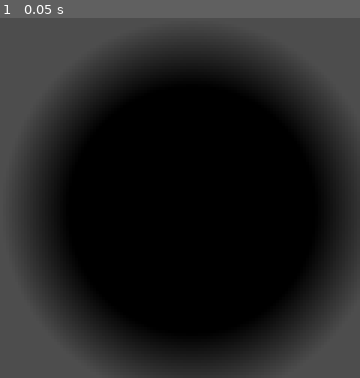
Above: before the commit, frame 1.
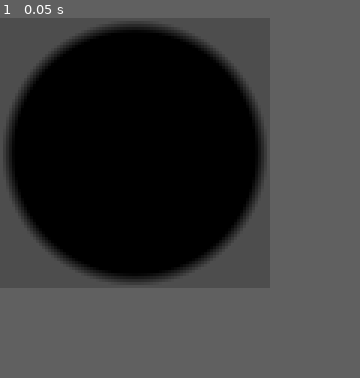
Above: after the commit, the same moment.

Repository: fracter2/Floof-bday-2025
Game: Godot game, scene res://foof.tscn
The game is run twice, just before and just after one commit, with the same random seed, the same clock (stepped at 60 frames per second) and the same inputs.
Inputs:
- Up to frame 1 (0.05 s): no input
The window is 120x120 before the commit and 90x90 after it. Grey fills any space a smaller window leaves; there, only what the larger window draws over its background counts as a difference.

The runs differ from the first frame. In frame 1, 47% of the frame differs, in the area x 0-100%, y 0-100%.

Commit message:
Added a settings folder and started on a settings menu

Diff:
--- /dev/null
+++ b/DEFAULT.tres
@@ -0,0 +1,11 @@
+[gd_resource type="Resource" script_class="FoofSettings" load_steps=2 format=3 uid="uid://k2i6jfjss2h"]
+
+[ext_resource type="Script" path="res://FoofSettings.gd" id="1_5jlki"]
+
+[resource]
+script = ExtResource("1_5jlki")
+step_timer = 0.35
+step_randomnes = 0.08
+step_force = 250.0
+drag = 3.0
+click_force = 1000.0
--- /dev/null
+++ b/FoofSettings.gd
@@ -0,0 +1,9 @@
+extends Resource
+class_name FoofSettings
+
+@export var step_timer:float = 0.35
+@export var step_randomnes:float = 0.08
+@export var step_force:float = 250
+@export var drag:float = 3
+
+@export var click_force:float = 1000
--- a/foof.gd
+++ b/foof.gd
@@ -2,6 +2,13 @@
 
 @onready var window:Window = get_window()
 @onready var viewport:Viewport = get_viewport()
+@onready var area:Rect2i = DisplayServer.screen_get_usable_rect()
+
+var stats:FoofSettings
+
+var velocity:Vector2 = Vector2(100,100)
+var movement_dir:Vector2 = Vector2(0.75, 0.75)
+var target_pos:Vector2
 
 # Called when the node enters the scene tree for the first time.
 func _ready():
@@ -9,12 +16,22 @@
 	window.mouse_entered.connect(_on_mouse_entered)
 	window.mouse_exited.connect(_on_mouse_exited)
 
+	print(area)
+	OS.alert("It's a foof owo", "Foof Alert")
+	window.always_on_top = true
 
+	stats = ResourceLoader.load("res://DEFAULT.tres") as FoofSettings
 
 # Called every frame. 'delta' is the elapsed time since the previous frame.
 func _process(delta):
-	window.position.x += 1
-	OS
+	target_pos += velocity * delta
+	window.position = Vector2i(target_pos)
+	velocity *= 1-(stats.drag * delta)
+
+	if window.position.x < area.position.x and velocity.x < 0: velocity.x *= -1
+	if window.position.y < area.position.y and velocity.y: velocity.y *= -1
+	if (window.position.x  + window.size.x) > area.end.x and velocity.x > 0: velocity.x *= -1
+	if (window.position.y + window.size.y) > area.end.y and velocity.y > 0: velocity.y *= -1
 
 
 	## If there is any image in his clippboard, render on his hand? Swap with something in his hand?
@@ -23,13 +40,40 @@
 	if DisplayServer.clipboard_has_image():
 		pass
 
+	area = DisplayServer.screen_get_usable_rect()
+
+	## Launch the foof slightly. +1dmg
+	if Input.is_action_just_pressed("click"):
+		velocity += Vector2.UP * stats.click_force
+
+	elif Input.is_action_just_released("click"):
+		pass
+
+	## Drag the foof. Might need a invisible "cursor-bound" window for seing the release trigger
+	elif Input.is_action_just_pressed("click2"):
+		pass
+	elif Input.is_action_just_released("click2"):
+		pass
+
+	## makes him spin? becomes weaker? stronger?
+	elif Input.is_action_just_pressed("wheelDown"):
+		pass
+
 
 ## If steal clipboard thing... return on close...
 func _on_close_requested():
-	pass
+	DisplayServer.CursorShape
 
 func _on_mouse_entered():
-	pass
+	print("mouse entered")
 
 func _on_mouse_exited():
-	pass
+	print("mouse exited")
+
+
+func _on_move_timer_timeout():
+	if $MoveTimer.is_stopped():
+		$MoveTimer.start(stats.step_timer + randf_range(-stats.step_randomnes, stats.step_randomnes))
+
+	movement_dir = DisplayServer.mouse_get_position() - (window.position + window.size/2)
+	velocity += movement_dir.normalized() * stats.step_force
--- a/foof.tscn
+++ b/foof.tscn
@@ -3,13 +3,13 @@
 [ext_resource type="Script" path="res://foof.gd" id="1_relv6"]
 
 [sub_resource type="Gradient" id="Gradient_mln1p"]
-offsets = PackedFloat32Array(0.647059, 1)
+offsets = PackedFloat32Array(0.903361, 1)
 colors = PackedColorArray(0, 0, 0, 1, 0, 0, 0, 0)
 
 [sub_resource type="GradientTexture2D" id="GradientTexture2D_sk8eg"]
 gradient = SubResource("Gradient_mln1p")
-width = 128
-height = 128
+width = 90
+height = 90
 fill = 1
 fill_from = Vector2(0.5, 0.5)
 fill_to = Vector2(1, 0.5)
@@ -25,5 +25,113 @@
 
 [node name="StatusIndicator" type="StatusIndicator" parent="."]
 tooltip = "awe"
+menu = NodePath("../PopupMenu")
 
-[node name="WorldEnvironment" type="WorldEnvironment" parent="."]
+[node name="PopupMenu" type="PopupMenu" parent="."]
+title = "im a menu"
+hide_on_item_selection = false
+item_count = 4
+item_0/text = "change size"
+item_1/text = "Toggle Border"
+item_1/id = 4
+item_2/text = "Spawn Cage"
+item_2/id = 2
+item_2/disabled = true
+item_2/separator = true
+item_3/text = "Settings"
+item_3/id = 3
+
+[node name="VBoxContainer" type="VBoxContainer" parent="PopupMenu"]
+offset_right = 40.0
+offset_bottom = 40.0
+
+[node name="Close" type="Button" parent="PopupMenu/VBoxContainer"]
+layout_mode = 2
+text = "CLOSE"
+
+[node name="Button2" type="Button" parent="PopupMenu/VBoxContainer"]
+layout_mode = 2
+text = "adada"
+
+[node name="MoveTimer" type="Timer" parent="."]
+one_shot = true
+autostart = true
+
+[node name="PopupPanel" type="PopupPanel" parent="."]
+title = "Foof Settings"
+size = Vector2i(350, 179)
+borderless = false
+
+[node name="Container" type="VBoxContainer" parent="PopupPanel"]
+offset_left = 4.0
+offset_top = 4.0
+offset_right = 346.0
+offset_bottom = 175.0
+
+[node name="s1" type="HBoxContainer" parent="PopupPanel/Container"]
+layout_mode = 2
+
+[node name="Label" type="Label" parent="PopupPanel/Container/s1"]
+layout_mode = 2
+text = "step_timer"
+
+[node name="LineEdit" type="LineEdit" parent="PopupPanel/Container/s1"]
+layout_mode = 2
+placeholder_text = "3"
+
+[node name="s2" type="HBoxContainer" parent="PopupPanel/Container"]
+layout_mode = 2
+
+[node name="Label" type="Label" parent="PopupPanel/Container/s2"]
+layout_mode = 2
+text = "step_timer"
+
+[node name="LineEdit" type="LineEdit" parent="PopupPanel/Container/s2"]
+layout_mode = 2
+placeholder_text = "3"
+
+[node name="s3" type="HBoxContainer" parent="PopupPanel/Container"]
+layout_mode = 2
+
+[node name="Label" type="Label" parent="PopupPanel/Container/s3"]
+layout_mode = 2
+text = "step_timer"
+
+[node name="LineEdit" type="LineEdit" parent="PopupPanel/Container/s3"]
+layout_mode = 2
+placeholder_text = "3"
+
+[node name="s4" type="HBoxContainer" parent="PopupPanel/Container"]
+layout_mode = 2
+
+[node name="Label" type="Label" parent="PopupPanel/Container/s4"]
+layout_mode = 2
+text = "step_timer"
+
+[node name="LineEdit" type="LineEdit" parent="PopupPanel/Container/s4"]
+layout_mode = 2
+placeholder_text = "3"
+
+[node name="s5" type="HBoxContainer" parent="PopupPanel/Container"]
+layout_mode = 2
+
+[node name="Label" type="Label" parent="PopupPanel/Container/s5"]
+layout_mode = 2
+text = "step_timer"
+
+[node name="LineEdit" type="LineEdit" parent="PopupPanel/Container/s5"]
+layout_mode = 2
+placeholder_text = "3"
+
+[node name="HSlider" type="HSlider" parent="PopupPanel/Container/s5"]
+layout_mode = 2
+size_flags_horizontal = 3
+size_flags_vertical = 4
+min_value = 0.1
+max_value = 1000.0
+value = 50.1
+exp_edit = true
+allow_greater = true
+allow_lesser = true
+
+[connection signal="timeout" from="MoveTimer" to="." method="_on_move_timer_timeout"]
--- a/project.godot
+++ b/project.godot
@@ -19,8 +19,9 @@
 
 [display]
 
-window/size/viewport_width=120
-window/size/viewport_height=120
+window/size/viewport_width=90
+window/size/viewport_height=90
+window/size/initial_position=Vector2i(-200, 120)
 window/size/resizable=false
 window/size/borderless=true
 window/size/transparent=true
@@ -31,6 +32,24 @@
 
 project/assembly_name="Foof 2025"
 
+[input]
+
+click={
+"deadzone": 0.5,
+"events": [Object(InputEventMouseButton,"resource_local_to_scene":false,"resource_name":"","device":-1,"window_id":0,"alt_pressed":false,"shift_pressed":false,"ctrl_pressed":false,"meta_pressed":false,"button_mask":0,"position":Vector2(0, 0),"global_position":Vector2(0, 0),"factor":1.0,"button_index":1,"canceled":false,"pressed":false,"double_click":false,"script":null)
+]
+}
+click2={
+"deadzone": 0.5,
+"events": [Object(InputEventMouseButton,"resource_local_to_scene":false,"resource_name":"","device":-1,"window_id":0,"alt_pressed":false,"shift_pressed":false,"ctrl_pressed":false,"meta_pressed":false,"button_mask":0,"position":Vector2(0, 0),"global_position":Vector2(0, 0),"factor":1.0,"button_index":2,"canceled":false,"pressed":false,"double_click":false,"script":null)
+]
+}
+wheelDown={
+"deadzone": 0.5,
+"events": [Object(InputEventMouseButton,"resource_local_to_scene":false,"resource_name":"","device":-1,"window_id":0,"alt_pressed":false,"shift_pressed":false,"ctrl_pressed":false,"meta_pressed":false,"button_mask":0,"position":Vector2(0, 0),"global_position":Vector2(0, 0),"factor":1.0,"button_index":5,"canceled":false,"pressed":false,"double_click":false,"script":null)
+]
+}
+
 [rendering]
 
 renderer/rendering_method="gl_compatibility"
Not shown, added: export_presets.cfg
Not shown, changed: .gitignore
